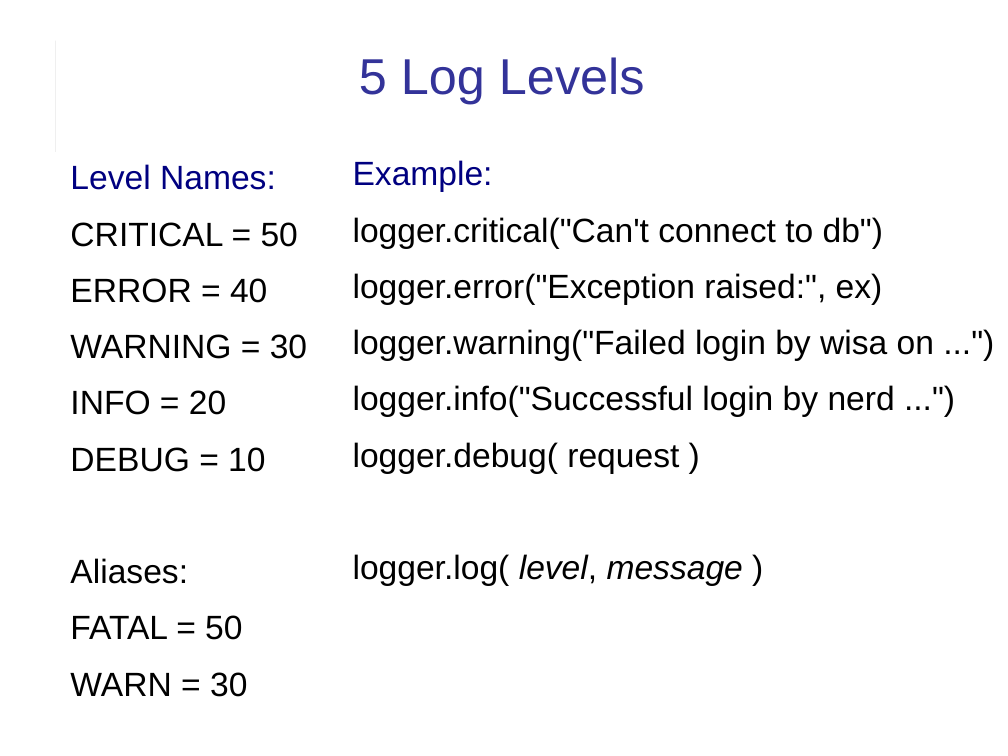
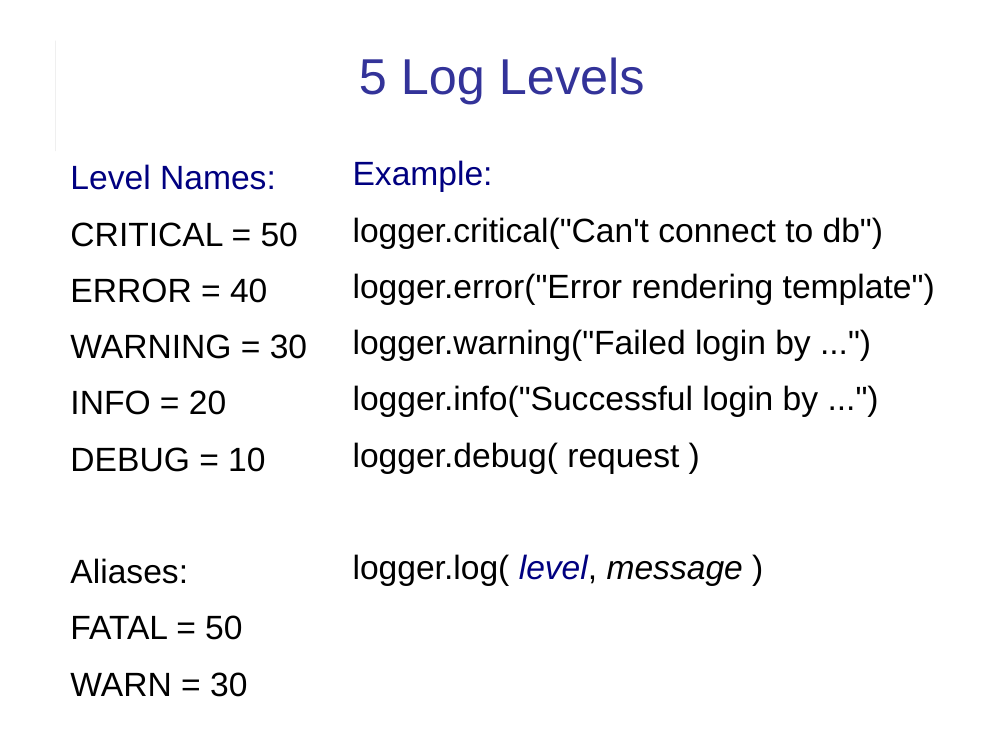
Before and after one commit to cpske/ISP, a slide deck: slide 13 of logging/Logging.ppt (slide 14 before the commit). Drawn at 1008x756 pixels with LibreOffice and Linux fonts; fonts in the diff are those of the drawing. Boxes give left, top, right and bottom in pixels: in the first picture for what was removed or moved away, otherwise in the second. Text is boxed around its words. In the diff, an @@ line names an element or a change of style, - is before the commit and + after.

```diff
--- a/logging/Logging.ppt
+++ b/logging/Logging.ppt
@@ text at bbox=[353, 273, 935, 417]: text changed @@
-logger.error("Exception raised:", ex)
-logger.warning("Failed login by wisa on ...")
-logger.info("Successful login by nerd ...")
+logger.error("Error rendering template")
+logger.warning("Failed login by ...")
+logger.info("Successful login by ...")
@@ text at bbox=[353, 554, 743, 586]: text colour #000000 to #000080 in "level," @@
```
Also in this commit, not shown: 19 other slides changed, 10 slides added, 1 slide removed, 2 other files.
